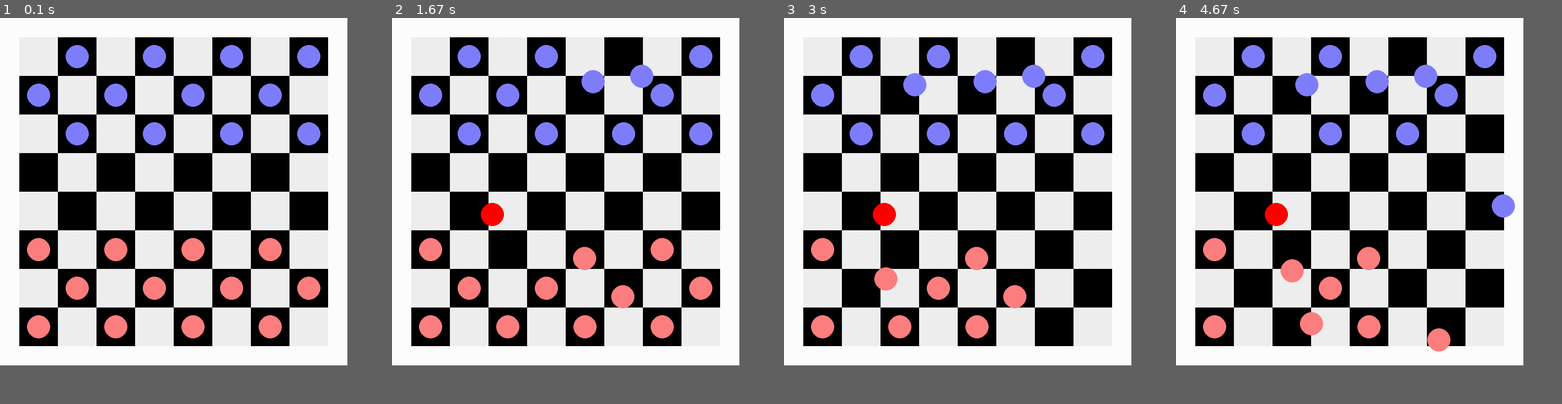
Above: before the commit, frames 1-4 (left to right).
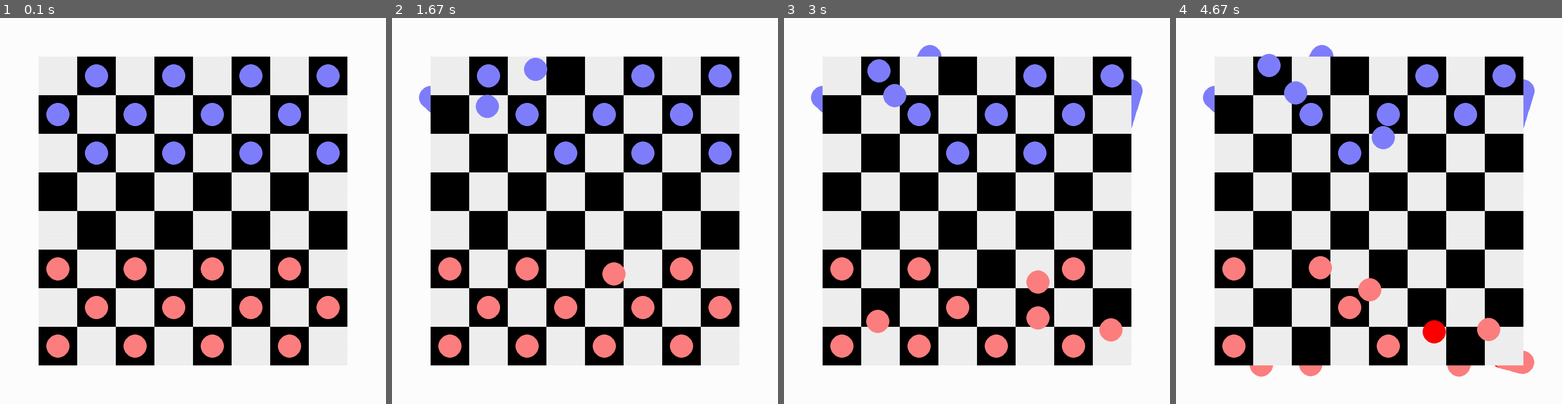
Above: after the commit, the same moments.

Repository: mmiletto/random_coding
Game: pygame game, started from python/pygame/Peteleco/main.py
The game is run twice, just before and just after one commit, with the same random seed, the same clock (stepped at 60 frames per second) and the same inputs.
Inputs (mouse positions are in pixels of both pictures, inside the frame that each line leads up to):
- Up to frame 1 (0.1 s): no input
- Up to frame 2 (1.67 s): press the mouse at (492, 214) at 0.37 s; move the mouse to (557, 253) at 0.47 s; release the mouse at (623, 295) at 0.6 s; click (642, 75) at 0.72 s; click (592, 79) at 1.05 s; click (585, 257) at 1.38 s
- Up to frame 3 (3 s): click (915, 83) at 1.72 s; click (1096, 203) at 2.05 s; click (1112, 288) at 2.38 s; click (884, 280) at 2.72 s
- Up to frame 4 (4.67 s): click (1311, 322) at 3.05 s; click (1450, 160) at 3.38 s; click (1504, 207) at 3.72 s; click (1438, 338) at 4.05 s; click (1291, 268) at 4.38 s
In our replay, the window is 810x810 before the commit and 900x900 after it. These sizes can differ from the game's own. Grey fills any space a smaller window leaves; there, only what the larger window draws over its background counts as a difference.

The runs differ from the first frame. In frame 1, 42% of the frame differs, in the area x 5-90%, y 5-90%; in frame 2, 41%; in frame 3, 41%; in frame 4, 41%.

Commit message:
Add drag control and collision detection to the game

Diff:
--- /dev/null
+++ b/python/pygame/Peteleco/Controller.py
@@ -0,0 +1,45 @@
+import math
+
+import pygame
+
+from Peteleco.Piece import Piece
+
+
+class Controller:
+
+    def __init__(self):
+        self.cursor_x = None
+        self.cursor_y = None
+
+        self.piece_x = None
+        self.piece_y = None
+
+    def set_cursor_position(self, x: float, y: float) -> None:
+        self.cursor_x = x
+        self.cursor_y = y
+
+    def set_piece_position(self, piece: Piece) -> None:
+        self.piece_x = piece.x
+        self.piece_y = piece.y
+
+    def is_cursor_inside_piece(self, piece: Piece) -> bool:
+
+        x, y = piece.get_center()
+        dist = abs(self.cursor_x - x) + abs(self.cursor_y - y)
+        if dist <= piece.radius:
+            return True
+        return False
+
+    def draw(self, surface: pygame.surface.Surface):
+        pygame.draw.line(surface, (0, 255, 0), (self.piece_x, self.piece_y), (self.cursor_x, self.cursor_y), width=5)
+
+    def set_piece_velocity(self, piece: Piece):
+        ux = (piece.x - self.cursor_x) * 1.5
+        uy = (piece.y - self.cursor_y) * 1.5
+
+        max_force = 50.0
+        vector_len = math.sqrt(ux * ux + uy * uy)
+        vector_len = max_force if vector_len > max_force else vector_len
+
+        base_force = 0.0005
+        piece.set_velocity(ux * base_force * vector_len, uy * base_force * vector_len)
--- a/python/pygame/Peteleco/Piece.py
+++ b/python/pygame/Peteleco/Piece.py
@@ -11,7 +11,9 @@
         self.color = color
 
         self.velocity = (0.0, 0.0)
-        self.friction_factor = 0.4
+        self.friction_factor = 0.01
+
+        self.mass = 10.0
 
     def draw(self, surface: pygame.surface.Surface):
         pygame.draw.circle(surface, self.color, (self.x, self.y), self.radius)
@@ -30,3 +32,16 @@
     def deselect(self):
         r, g, b, a, = self.color
         self.color = (r, g, b, 128)
+
+    def move(self):
+        self.x += self.velocity[0]
+        self.y += self.velocity[1]
+
+    def update_velocity(self):
+        ux, uy = self.velocity
+        ux *= (1.0 - self.friction_factor)
+        uy *= (1.0 - self.friction_factor)
+        self.velocity = (ux, uy)
+
+    def set_velocity(self, x: float, y: float) -> None:
+        self.velocity = (x, y)
--- a/python/pygame/Peteleco/main.py
+++ b/python/pygame/Peteleco/main.py
@@ -3,7 +3,14 @@
 import pygame
 import sys
 from Peteleco.Board import Board
+from Peteleco.Controller import Controller
 from Peteleco.Piece import Piece
+
+
+def get_distance_between_pieces(piece1: Piece, piece2: Piece) -> float:
+    dx = piece1.x - piece2.x
+    dy = piece1.y - piece2.y
+    return math.sqrt(dx * dx + dy * dy)
 
 
 def get_distance(piece: Piece, x: float, y: float) -> float:
@@ -31,8 +38,8 @@
     pygame.init()
 
     # Set up the screen
-    screen_width, screen_height = 900, 900
-    canvas = pygame.Surface((screen_width, screen_height), pygame.SRCALPHA)
+    screen_width, screen_height = 1000, 1000
+    pieces_surface = pygame.Surface((screen_width, screen_height), pygame.SRCALPHA)
     window = pygame.display.set_mode((screen_width, screen_height))
 
     pygame.display.set_caption("Peteleco Board Game")
@@ -47,6 +54,9 @@
     # Create players pieces
     pieces = board.setup_players_pieces()
 
+    # Create game controller
+    controller = Controller()
+
     # drag control
     dragging = False
     mouse_pos = None
@@ -55,44 +65,94 @@
     # Main loop
     while True:
 
+        # Draw the board
+        board.draw(pieces_surface)
+
         for event in pygame.event.get():
             if event.type == pygame.QUIT:
                 pygame.quit()
                 sys.exit()
 
             elif event.type == pygame.MOUSEBUTTONDOWN:
-                if event.button == 1:  # Left mouse button
+                if event.button == 1:  # Left mouse button press
                     dragging = True
                     mouse_pos = [event.pos[0], event.pos[1]]
+                    index = find_nearest_piece(pieces, mouse_pos[0], mouse_pos[1])
+                    controller.set_cursor_position(event.pos[0], event.pos[1])
             elif event.type == pygame.MOUSEBUTTONUP:
-                if event.button == 1:  # Left mouse button
+                if event.button == 1:  # Left mouse button release
                     dragging = False
                     mouse_pos = None
+                    if not controller.is_cursor_inside_piece(pieces[index]):
+                        controller.set_piece_velocity(pieces[index])
             elif event.type == pygame.MOUSEMOTION:
                 if dragging:
                     mouse_pos = [event.pos[0], event.pos[1]]
+                    controller.set_cursor_position(event.pos[0], event.pos[1])
 
         if mouse_pos is not None and len(pieces) > 0:
-            index = find_nearest_piece(pieces, mouse_pos[0], mouse_pos[1])
-            pieces[index].set_center(mouse_pos[0], mouse_pos[1])
+            controller.set_piece_position(pieces[index])
             pieces[index].select()
-        elif len(pieces) > 0:
+            controller.draw(pieces_surface)
+        elif len(pieces) > 0 and index < len(pieces):
             pieces[index].deselect()
 
         # Fill the canvas with the background color
         window.fill(background_color_white)
 
-        # Draw the board
-        board.draw(canvas)
+        # Check for collisions
+        for i, p1 in enumerate(pieces[:-1]):
+            for j, p2 in enumerate(pieces[i+1:]):
+                j += i+1
+                distance = get_distance_between_pieces(p1, p2)
+
+                if distance <= 2 * p1.radius:
+
+                    # Calculate new velocities after collision
+                    normal = [p2.x - p1.x, p2.y - p1.y]
+                    unit_normal = [normal[0] / distance, normal[1] / distance]
+                    unit_tangent = [-unit_normal[1], unit_normal[0]]
+
+                    # Move the circles along the normal direction to avoid overlap
+                    overlap = 2 * p1.radius - distance
+                    p1.x -= overlap * unit_normal[0]
+                    p1.y -= overlap * unit_normal[1]
+                    p2.x += overlap * unit_normal[0]
+                    p2.y += overlap * unit_normal[1]
+
+                    # Resolve velocities into normal and tangent components
+                    v1n = p1.velocity[0] * unit_normal[0] + p1.velocity[1] * unit_normal[1]
+                    v1t = p1.velocity[0] * unit_tangent[0] + p1.velocity[1] * unit_tangent[1]
+                    v2n = p2.velocity[0] * unit_normal[0] + p2.velocity[1] * unit_normal[1]
+                    v2t = p2.velocity[0] * unit_tangent[0] + p2.velocity[1] * unit_tangent[1]
+
+                    # Calculate new normal velocities after collision
+                    new_v1n = (v1n * (p1.mass - p2.mass) + 2 * p2.mass * v2n) / (p1.mass + p2.mass)
+                    new_v2n = (v2n * (p1.mass - p2.mass) + 2 * p1.mass * v1n) / (p1.mass + p2.mass)
+
+                    # Combine normal and tangent components to get new velocities
+                    new_vel1 = [new_v1n * unit_normal[0] + v1t * unit_tangent[0],
+                                new_v1n * unit_normal[1] + v1t * unit_tangent[1]]
+                    new_vel2 = [new_v2n * unit_normal[0] + v2t * unit_tangent[0],
+                                new_v2n * unit_normal[1] + v2t * unit_tangent[1]]
+
+                    print(f"collision between {i} and {j}")
+                    pieces[i].set_velocity(new_vel1[0], new_vel1[1])
+                    pieces[j].set_velocity(new_vel2[0], new_vel2[1])
+
+        # Move pieces with updated velocities
+        for piece in pieces:
+            piece.move()
+            piece.update_velocity()
 
         # Check for pieces that have moved outside the board
         pieces = [p for p in pieces if not board.is_inside(p.get_center())]
 
         for piece in pieces:
-            piece.draw(canvas)
+            piece.draw(pieces_surface)
 
         # Update the display
-        window.blit(canvas, (0, 0, 0, 0))
+        window.blit(pieces_surface, (0, 0, 0, 0))
         pygame.display.flip()
         # todo update can be used to redraw only some parts of the screen. Like we dont need to redraw the board
         # pygame.display.update()
